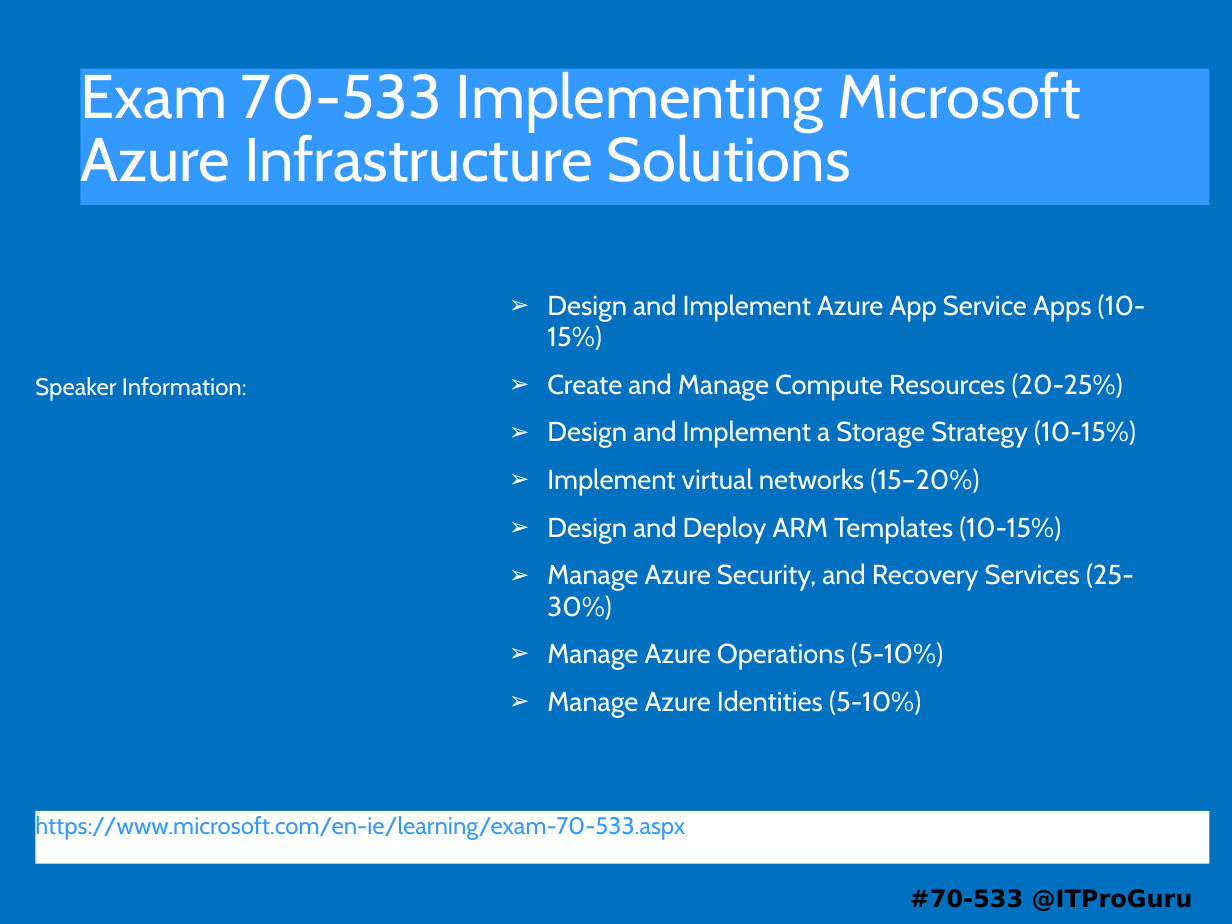
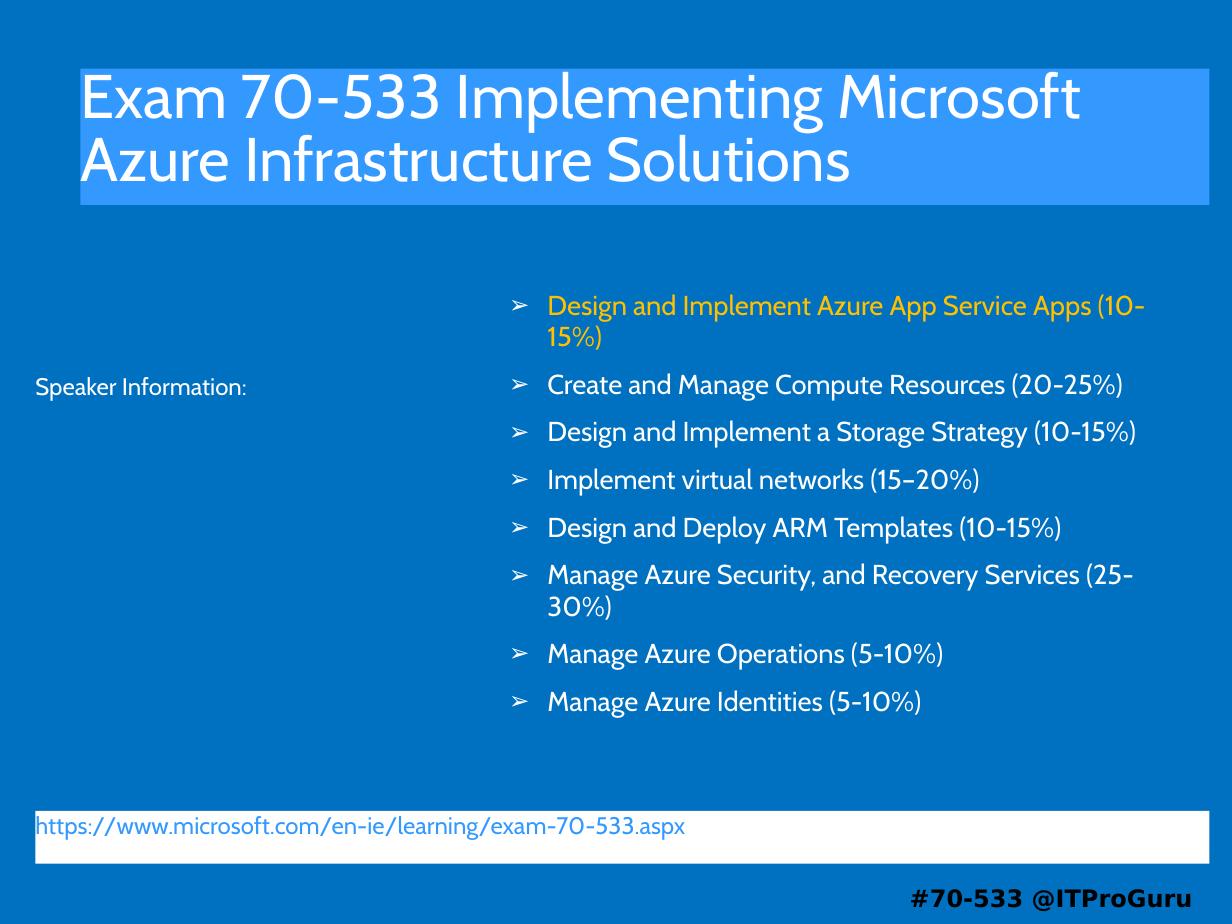
Before and after one commit to guruskill/70-533, a slide deck: slide 1 of 70-533-01-App-Service-Apps.pptx. Drawn at 1232x924 pixels with LibreOffice and Linux fonts; fonts in the diff are those of the drawing. Boxes give left, top, right and bottom in pixels: in the first picture for what was removed or moved away, otherwise in the second. Text is boxed around its words. In the diff, an @@ line names an element or a change of style, - is before the commit and + after.

```diff
--- a/70-533-01-App-Service-Apps.pptx
+++ b/70-533-01-App-Service-Apps.pptx
@@ subtitle at box(547, 294, 1146, 350): text colour #FFFFFF to #FFC000 in "Design and Implement Azure App Service Apps ..." @@
```
Also in this commit, not shown: 4 other files.
